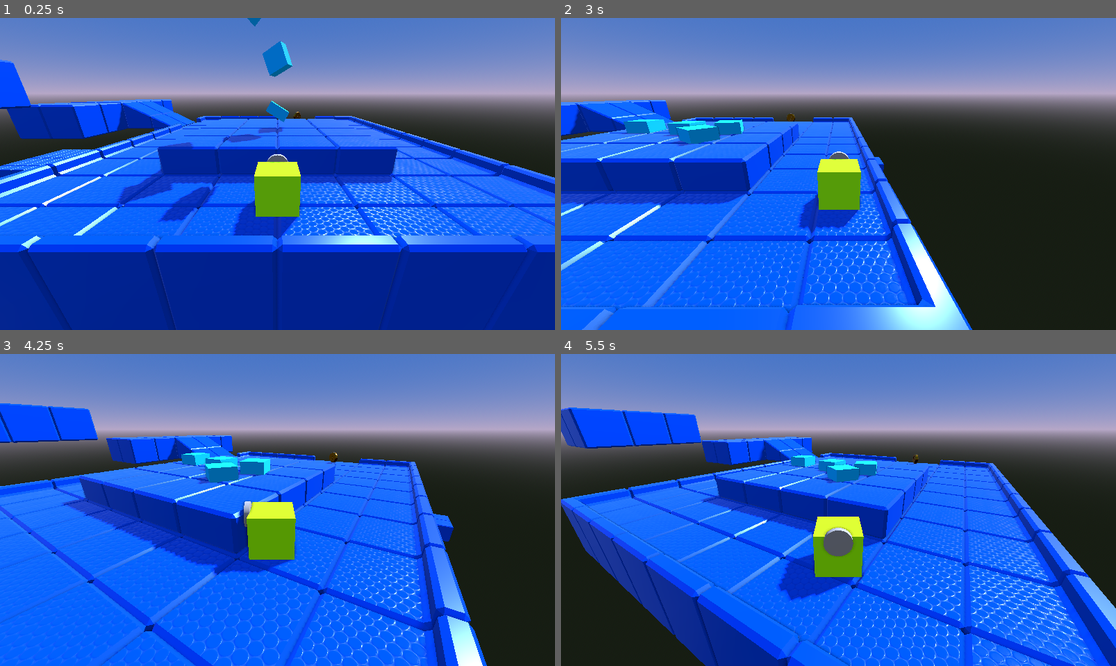
Above: before the commit, frames 1-4 (two rows, left to right).
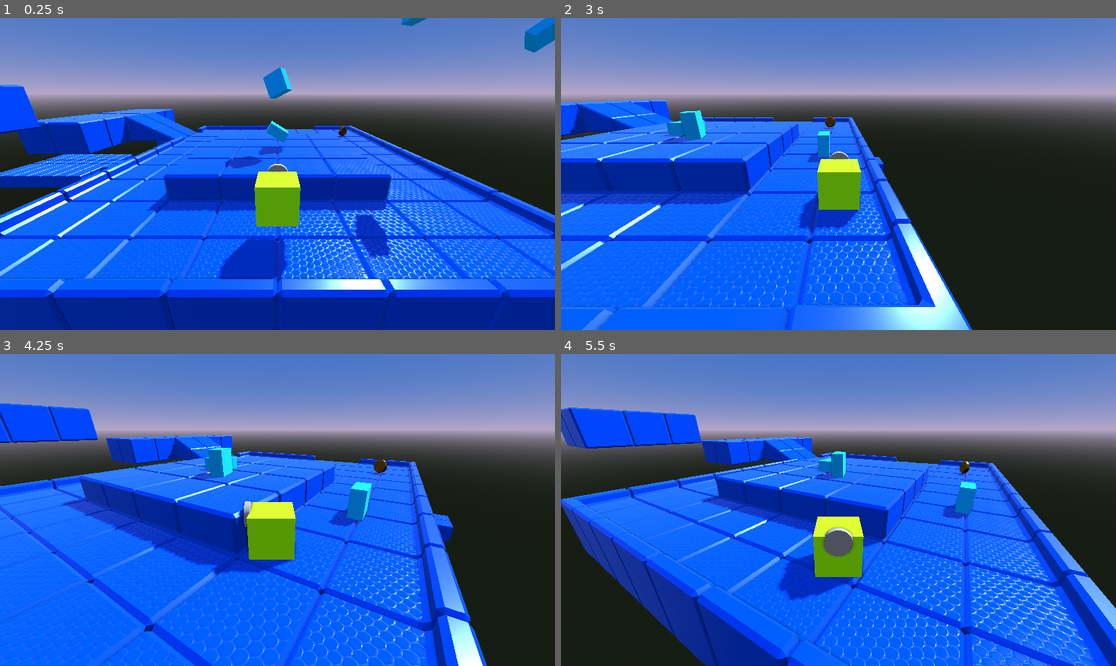
Above: after the commit, the same moments.

Repository: Aran8276/3d-platformer-godot
Game: Godot game, scene res://level_1.tscn
Two runs of this game, one before a commit and one after it. Both use one fixed random seed, a clock stepped at 60 frames per second and the inputs below. The project has no main scene, so this scene is started directly.
Inputs:
- Up to frame 1 (0.25 s): no input
- Up to frame 2 (3 s): tap Enter (ui_accept) at 0.5, 0.77, 1.52 s; hold Right (ui_right) 0.53-1.28 s; tap A (cam_left) at 0.6, 2.1 s; hold Down (ui_down) 1.28-2.03 s; tap D (cam_right) at 1.35, 2.85 s; hold Right (ui_right) 2.03-2.78 s; hold Up (ui_up) from 2.78 s (still down)
- Up to frame 3 (4.25 s): tap Enter (ui_accept) at 3.02, 3.77 s; release Up (ui_up) at 3.53 s; hold Left (ui_left) from 3.53 s (still down); tap A (cam_left) at 3.6 s
- Up to frame 4 (5.5 s): tap D (cam_right) at 4.35 s; tap Enter (ui_accept) at 4.52 s; release Left (ui_left) at 5.03 s; hold Down (ui_down) from 5.03 s (still down); tap A (cam_left) at 5.1 s

The runs differ from the first frame. In frame 1, 46% of the frame differs, in the area x 0-100%, y 0-90%; in frame 2, 1.4%; in frame 3, 1.6%; in frame 4, 1.2%.

Commit message:
feat: col layer, animation coins

Diff:
--- a/block.tscn
+++ b/block.tscn
@@ -11,6 +11,8 @@
 size = Vector3(1, 0.5, 1)
 
 [node name="Block" type="RigidBody3D" unique_id=216532664]
+collision_layer = 4
+collision_mask = 15
 metadata/_edit_group_ = true
 
 [node name="MeshInstance3D" type="MeshInstance3D" parent="." unique_id=554193602]
--- a/coins.tscn
+++ b/coins.tscn
@@ -7,10 +7,48 @@
 [sub_resource type="BoxShape3D" id="BoxShape3D_tsooq"]
 size = Vector3(0.8329468, 0.8510742, 0.6159668)
 
+[sub_resource type="Animation" id="Animation_88f8t"]
+length = 0.001
+tracks/0/type = "value"
+tracks/0/imported = false
+tracks/0/enabled = true
+tracks/0/path = NodePath("Area3D/MeshInstance3D:position")
+tracks/0/interp = 1
+tracks/0/loop_wrap = true
+tracks/0/keys = {
+"times": PackedFloat32Array(0),
+"transitions": PackedFloat32Array(1),
+"update": 0,
+"values": [Vector3(0, 0, 0)]
+}
+
+[sub_resource type="Animation" id="Animation_jhvp1"]
+resource_name = "bounce"
+length = 0.3
+tracks/0/type = "value"
+tracks/0/imported = false
+tracks/0/enabled = true
+tracks/0/path = NodePath("Area3D/MeshInstance3D:position")
+tracks/0/interp = 1
+tracks/0/loop_wrap = true
+tracks/0/keys = {
+"times": PackedFloat32Array(0, 0.2, 0.3),
+"transitions": PackedFloat32Array(1, 1, 1),
+"update": 0,
+"values": [Vector3(0, 0, 0), Vector3(0, 1.25, 0), Vector3(0, 0.8, 0)]
+}
+
+[sub_resource type="AnimationLibrary" id="AnimationLibrary_kywx8"]
+_data = {
+&"RESET": SubResource("Animation_88f8t"),
+&"bounce": SubResource("Animation_jhvp1")
+}
+
 [node name="Coins" type="Node3D" unique_id=1980961881]
 script = ExtResource("1_tsooq")
 
 [node name="Area3D" type="Area3D" parent="." unique_id=1642549181]
+collision_layer = 4
 script = ExtResource("2_665jj")
 
 [node name="MeshInstance3D" type="MeshInstance3D" parent="Area3D" unique_id=204978759]
@@ -20,4 +58,9 @@
 [node name="CollisionShape3D" type="CollisionShape3D" parent="Area3D" unique_id=1636159966]
 shape = SubResource("BoxShape3D_tsooq")
 
+[node name="AnimationPlayer" type="AnimationPlayer" parent="Area3D" unique_id=415494151]
+root_node = NodePath("../..")
+libraries/ = SubResource("AnimationLibrary_kywx8")
+
 [connection signal="body_entered" from="Area3D" to="." method="_on_area_3d_body_entered"]
+[connection signal="animation_finished" from="Area3D/AnimationPlayer" to="." method="_on_animation_player_animation_finished"]
--- a/coins_animation.gd
+++ b/coins_animation.gd
@@ -13,4 +13,10 @@
 
 
 func _on_area_3d_body_entered(body: Node3D) -> void:
+	$Area3D.set_collision_layer_value(3, false)
+	$Area3D.set_collision_mask_value(1, false)
+	$Area3D/AnimationPlayer.play("bounce")
+
+
+func _on_animation_player_animation_finished(anim_name: StringName) -> void:
 	queue_free()
--- a/level_1.tscn
+++ b/level_1.tscn
@@ -23,29 +23,32 @@
 transform = Transform3D(-0.80716, -0.49145594, -0.32705304, -0.4126389, 0.07350902, 0.90792376, -0.4221633, 0.86779475, -0.26212743, 0, 4.869671, 0)
 
 [node name="Block3" parent="Blocks" unique_id=1683864467 instance=ExtResource("1_3hls8")]
-transform = Transform3D(0.13216987, -0.99122703, 0, 0.99122703, 0.13216987, 0, 0, 0, 1, 1.0220332, 7.8061624, 0)
+transform = Transform3D(0.13216987, -0.99122703, 0, 0.99122703, 0.13216987, 0, 0, 0, 1, 5.8852587, 7.8061624, 0)
 
 [node name="Block4" parent="Blocks" unique_id=1758820167 instance=ExtResource("1_3hls8")]
-transform = Transform3D(0.70268416, 0.13057326, -0.6994178, -0.57272416, -0.4794613, -0.6649089, -0.42216334, 0.8677948, -0.2621274, -1.0220332, 6.9071345, 0)
+transform = Transform3D(0.70268416, 0.13057326, -0.6994178, -0.57272416, -0.4794613, -0.6649089, -0.42216334, 0.8677948, -0.2621274, 11.656437, 6.9071345, 0)
 
 [node name="Coins" parent="." unique_id=1336586410 instance=ExtResource("4_rka8t")]
-transform = Transform3D(1, 0, 0, 0, 1, 0, 0, 0, 1, 2.0068564, 0.4856664, -10.830872)
+transform = Transform3D(1, 0, 0, 0, 1, 0, 0, 0, 1, 5.8775854, 0.4856664, -7.9116626)
 
 [node name="WorldEnvironment" type="WorldEnvironment" parent="." unique_id=1725639726]
 environment = ExtResource("4_ihfcg")
 
 [node name="GridMap" type="GridMap" parent="." unique_id=1511976559]
 mesh_library = ExtResource("5_rka8t")
+collision_layer = 2
+collision_mask = 13
 data = {
 "cells": PackedInt32Array(-3, 65531, 0, -3, 65532, 0, -3, 65533, 0, -3, 65534, 0, -3, 65535, 0, -3, 0, 0, -3, 1, 0, -3, …(3937 unchanged characters)…
 }
 metadata/_editor_floor_ = Vector3(0, -5, 4)
 
 [node name="Steve" parent="." unique_id=313516250 instance=ExtResource("2_hbghi")]
-transform = Transform3D(-1, 0, -8.742278e-08, 0, 1, 0, 8.742278e-08, 0, -1, 0, 0.511702, 6.027)
+transform = Transform3D(-1, 0, -8.742278e-08, 0, 1, 0, 8.742278e-08, 0, -1, 0, 2.0498471, 6.027)
 
 [node name="FallZone" type="Area3D" parent="." unique_id=458987270]
 transform = Transform3D(1, 0, 0, 0, 1, 0, 0, 0, 1, 0, -29.151861, 0)
+collision_layer = 16
 
 [node name="CollisionShape3D" type="CollisionShape3D" parent="FallZone" unique_id=1216054575]
 transform = Transform3D(1, 0, 0, 0, 1, 0, 0, 0, 1, -4.5430145, -4.8204136, -7.9529095)
--- a/project.godot
+++ b/project.godot
@@ -27,6 +27,14 @@
 ]
 }
 
+[layer_names]
+
+3d_physics/layer_1="player"
+3d_physics/layer_2="ground"
+3d_physics/layer_3="item"
+3d_physics/layer_4="enemy"
+3d_physics/layer_5="fallzone"
+
 [physics]
 
 3d/physics_engine="Jolt Physics"
--- a/steve.tscn
+++ b/steve.tscn
@@ -13,6 +13,7 @@
 [sub_resource type="BoxShape3D" id="BoxShape3D_bh3ft"]
 
 [node name="Steve" type="CharacterBody3D" unique_id=313516250]
+collision_mask = 30
 script = ExtResource("1_bh3ft")
 metadata/_edit_group_ = true
 
@@ -37,3 +38,4 @@
 current = true
 
 [node name="RayCast3D" type="RayCast3D" parent="." unique_id=1140027283]
+collision_mask = 2
